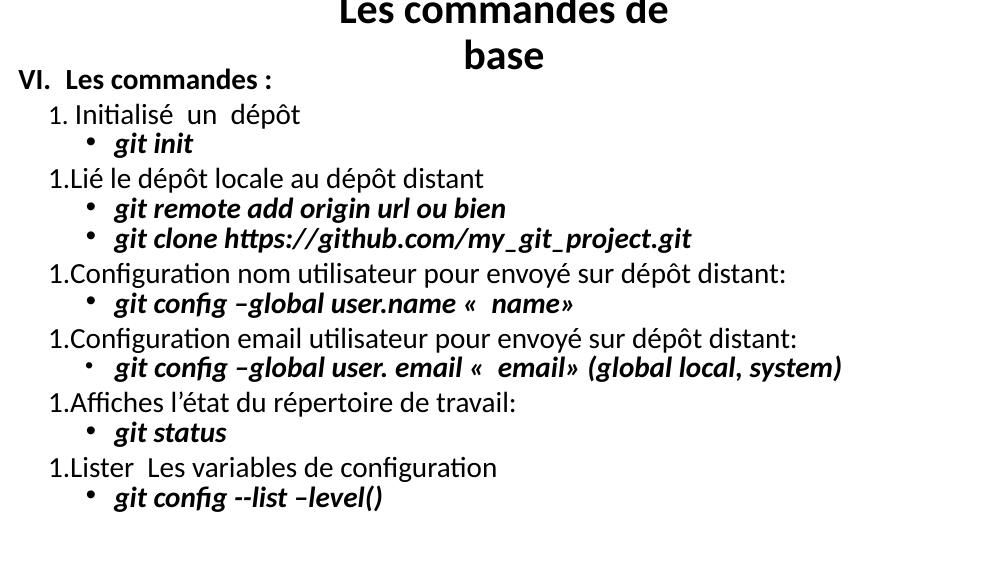
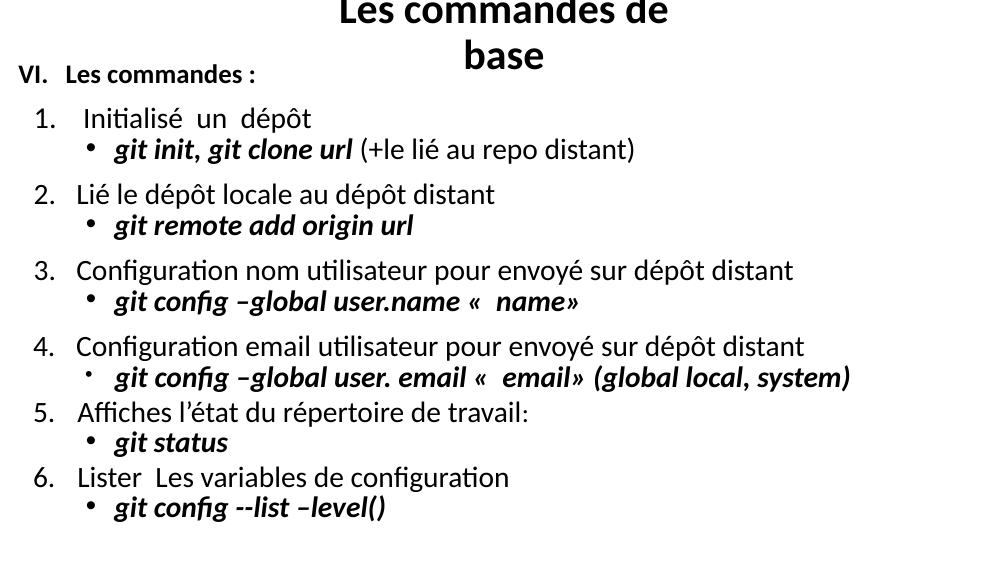
Before and after one commit to belakebiboussad/form, a slide deck: slide 8 of Formation Git.pptx. Drawn at 1008x567 pixels with LibreOffice and Linux fonts; fonts in the diff are those of the drawing. Boxes give left, top, right and bottom in pixels: in the first picture for what was removed or moved away, otherwise in the second. Text is boxed around its words. In the diff, an @@ line names an element or a change of style, - is before the commit and + after.

```diff
--- a/Formation Git.pptx
+++ b/Formation Git.pptx
@@ text at box(66, 64, 851, 522): size 27.8 to 25.5 pt in "Les commandes :", "travail:"; size 27.8 to 28.1 pt in "Initialisé un dépôt", "Lié le dépôt locale au dépôt distant", "git config –global user.name « name»", "git config –global user. email « email» ..." and 4 more places; indent changed; line spacing 0.7 to 1 @@
@@ text at box(114, 137, 636, 164): text changed; size 27.8 to 28.1 pt; bold off; italic off @@
-  • git init
+  • git init, git clone url (+le lié au repo distant)
@@ text at box(76, 214, 794, 285): text changed; size 27.8 to 28.1 pt; bold off; italic off @@
-  • git remote add origin url ou bien
-  • git clone https://github.com/my_git_project.git
-  1. Configuration nom utilisateur pour envoyé sur dépôt distant:
+  • git remote add origin url
+  3. Configuration nom utilisateur pour envoyé sur dépôt distant
@@ text at box(76, 335, 805, 361): text changed; size 27.8 to 28.1 pt @@
-  1. Configuration email utilisateur pour envoyé sur dépôt distant:
+  4. Configuration email utilisateur pour envoyé sur dépôt distant
```
Also in this commit, not shown: 7 other slides changed, 3 slides added, 1 slide removed, 1 other file.
